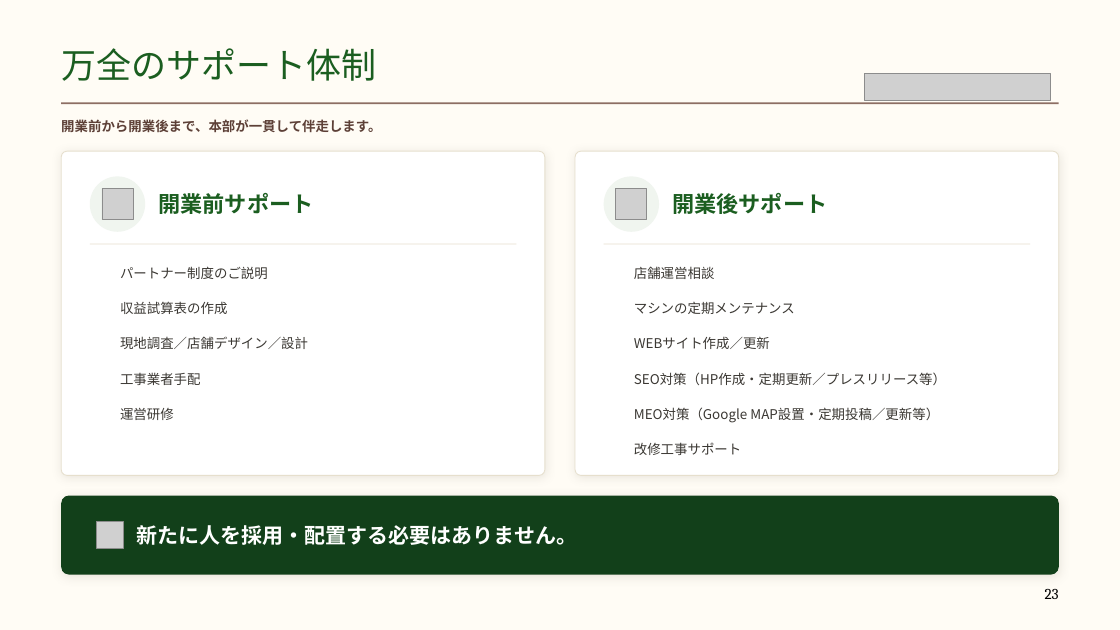
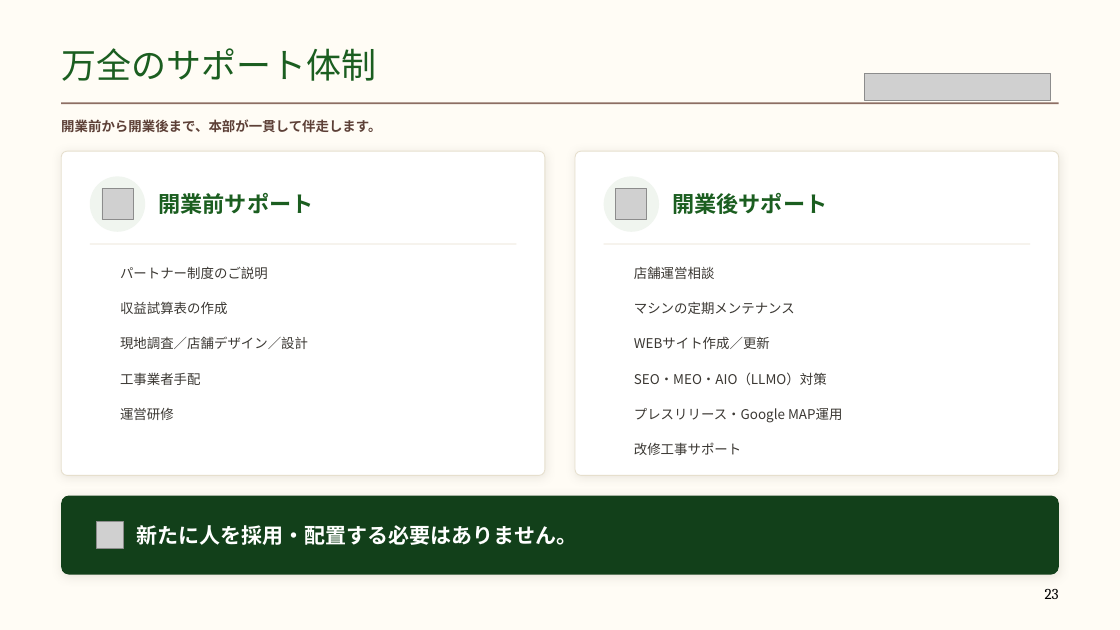
Before and after one commit to a5408071-cmd/suzuki-ceo, a slide deck: slide 23 of selfcafe-fc-deck/selfcafe-fc-deck.pptx. Drawn at 1120x630 pixels with LibreOffice and Linux fonts; fonts in the diff are those of the drawing; grey boxes stand for pictures; background and template pictures are left out. Boxes give left, top, right and bottom in pixels: in the first picture for what was removed or moved away, otherwise in the second. Text is boxed around its words. In the diff, an @@ line names an element or a change of style, - is before the commit and + after.

```diff
--- a/selfcafe-fc-deck/selfcafe-fc-deck.pptx
+++ b/selfcafe-fc-deck/selfcafe-fc-deck.pptx
@@ text at box(634, 372, 827, 385): text changed @@
-SEO対策（HP作成・定期更新／プレスリリース等）
+SEO・MEO・AIO（LLMO）対策
@@ text at box(634, 408, 842, 423): text changed @@
-MEO対策（Google MAP設置・定期投稿／更新等）
+プレスリリース・Google MAP運用
```
Also in this commit, not shown: 2 other slides changed, 7 other files.
